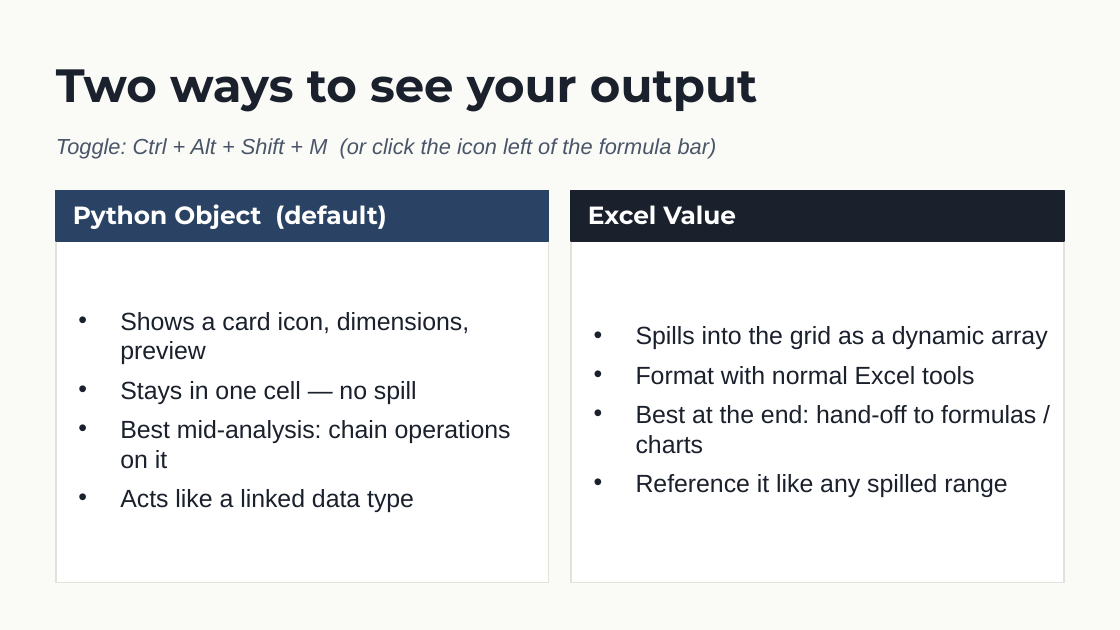
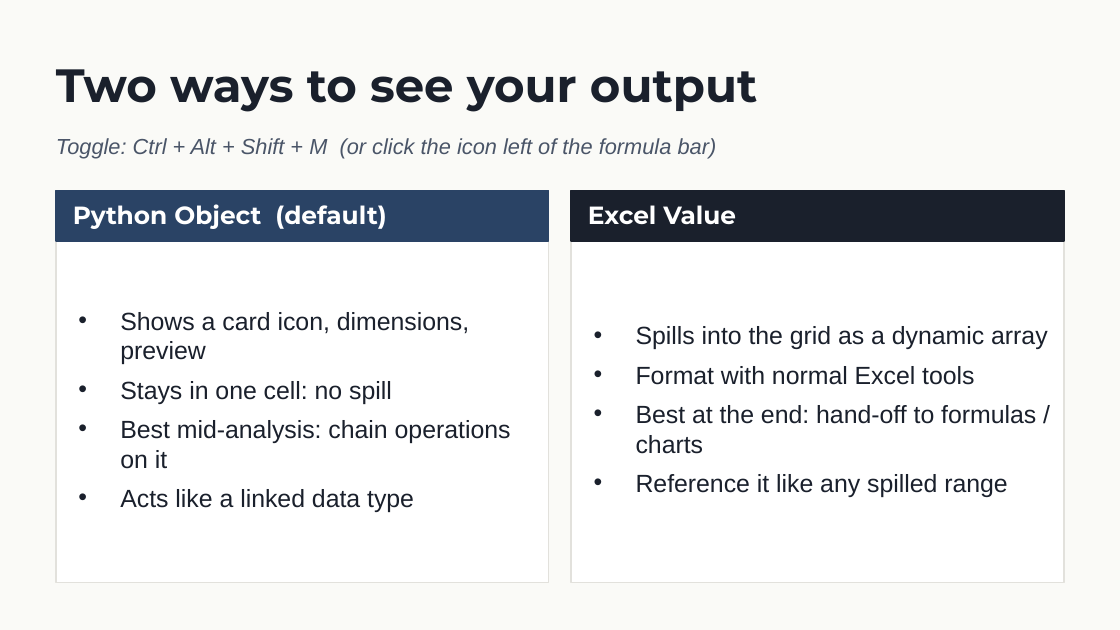
Before and after one commit to stringfestdata/python-in-excel-your-first-hour, a slide deck: slide 9 of python-in-excel-first-hour-deck.pptx. Drawn at 1120x630 pixels with LibreOffice and Linux fonts; fonts in the diff are those of the drawing. Boxes give left, top, right and bottom in pixels: in the first picture for what was removed or moved away, otherwise in the second. Text is boxed around its words. In the diff, an @@ line names an element or a change of style, - is before the commit and + after.

```diff
--- a/python-in-excel-first-hour-deck.pptx
+++ b/python-in-excel-first-hour-deck.pptx
@@ text at (120,381,392,404): text changed @@
-• Stays in one cell — no spill
+• Stays in one cell: no spill
```
Also in this commit, not shown: 14 other slides changed, 2 other files.
